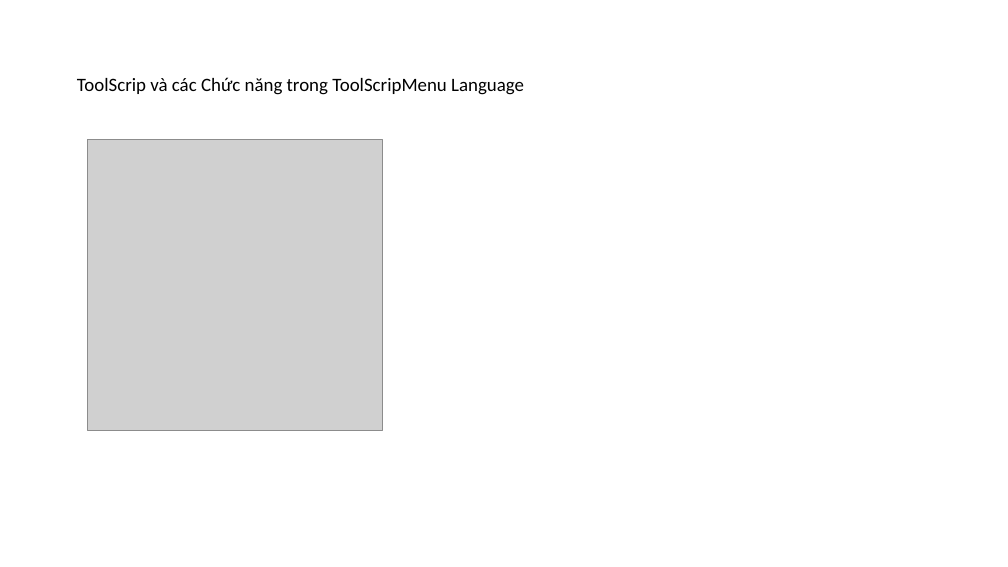
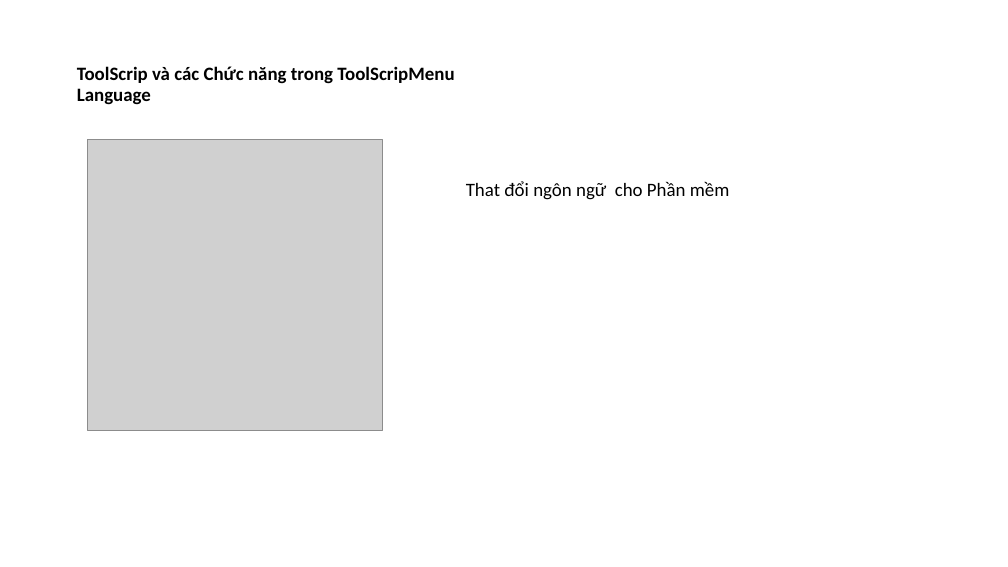
Before and after one commit to Hoaipt1998/Buit-a-file-manager-on-window, a slide deck: slide 10 of PowerPointDoAn1.pptx (slide 8 before the commit). Drawn at 1008x567 pixels with LibreOffice and Linux fonts; fonts in the diff are those of the drawing; grey boxes stand for pictures. Boxes give left, top, right and bottom in pixels: in the first picture for what was removed or moved away, otherwise in the second. Text is boxed around its words. In the diff, an @@ line names an element or a change of style, - is before the commit and + after.

```diff
--- a/PowerPointDoAn1.pptx
+++ b/PowerPointDoAn1.pptx
@@ title "ToolScrip và các Chức năng ..." at [77,66,454,105]: bold on @@
@@ text added at [466,181,730,200], 18 pt, text #000000 @@
+That đổi ngôn ngữ cho Phần mềm
```
Also in this commit, not shown: 10 other slides changed, 2 slides added, 1 slide removed.
